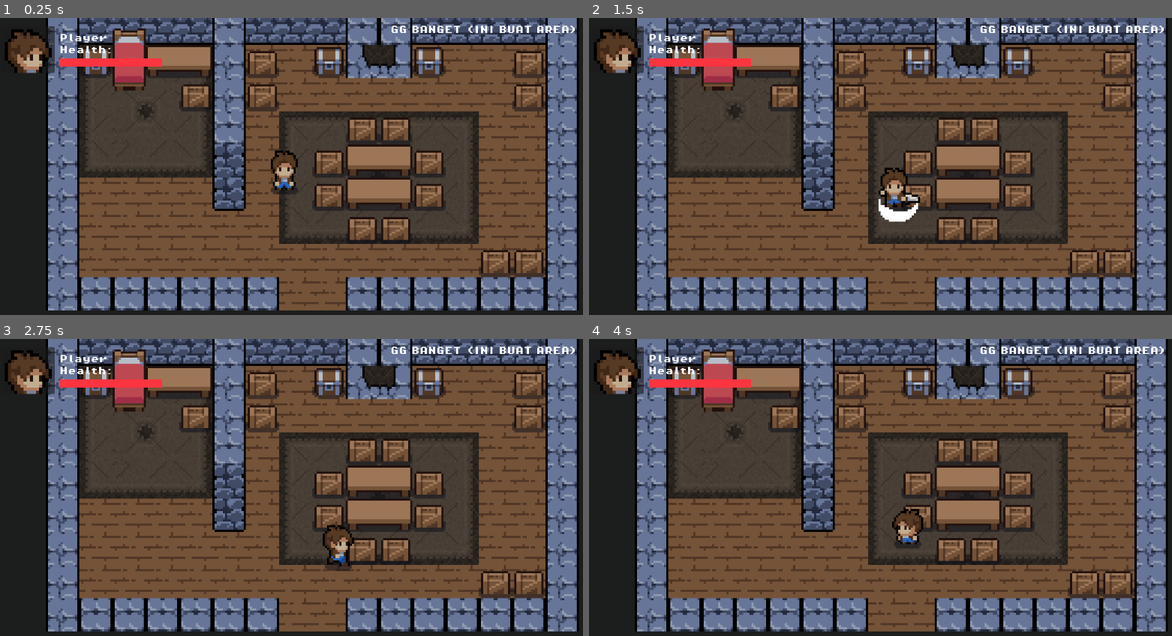
Above: before the commit, frames 1-4 (two rows, left to right).
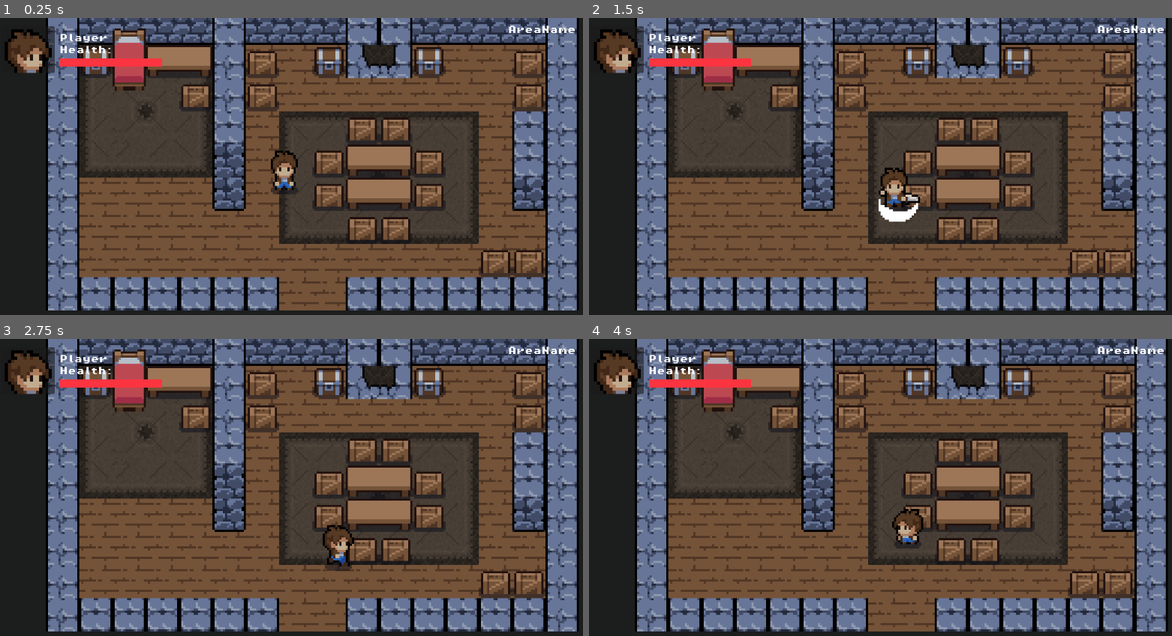
Above: after the commit, the same moments.

Repository: ardiantohendy/godot_the_mystic_woods
Game: Godot game, scene res://scenes/house.tscn
Two runs of this game, one before a commit and one after it. Both use one fixed random seed, a clock stepped at 60 frames per second and the inputs below.
Inputs:
- Up to frame 1 (0.25 s): no input
- Up to frame 2 (1.5 s): hold Right (ui_right) 0.53-1.28 s; tap D (attack) at 0.6, 1.35 s; hold Down (ui_down) from 1.28 s (still down)
- Up to frame 3 (2.75 s): release Down (ui_down) at 2.03 s; hold Right (ui_right) from 2.03 s (still down); tap D (attack) at 2.1 s
- Up to frame 4 (4 s): release Right (ui_right) at 2.78 s; hold Up (ui_up) 2.78-3.53 s; tap D (attack) at 2.85, 3.6 s; hold Left (ui_left) from 3.53 s (still down)

The runs differ from the first frame. In frame 1, 2.4% of the frame differs, in the area x 67-99%, y 2-65%; in frame 2, 2.4%; in frame 3, 2.4%; in frame 4, 2.4%.

Commit message:
add area name UI

Diff:
--- a/scenes/area_1.tscn
+++ b/scenes/area_1.tscn
@@ -889,7 +889,7 @@
 position = Vector2(216, -9)
 target_scene_path = "res://scenes/houseyard.tscn"
 target_spawn_name = "SpawnFromArea1"
-area_name = ""
+area_name = "Houseyard"
 
 [node name="SpawnFromHouseyard" type="Marker2D" parent="."]
 position = Vector2(242, 5)
--- a/scenes/house.tscn
+++ b/scenes/house.tscn
@@ -385,11 +385,11 @@
 tile_set = SubResource("TileSet_lamap")
 format = 2
 layer_0/name = "ground"
-layer_0/tile_data = PackedInt32Array(0, 5, 0, 1, 4, 0, 2, 65 …(682 unchanged characters)… 5, 0, 65549, 5, 0, 65550, 5, 0, 131086, 5, 0, 196622, 5, 0, 262158, 5, 0, 327694, 5, 0, 393230, 5, 0, 393229, 5, …(1038 unchanged characters)…
+layer_0/tile_data = PackedInt32Array(0, 5, 0, 1, 4, 0, 2, 65 …(682 unchanged characters)… 5, 0, 65549, 5, 0, 65550, 5, 0, 131086, 1, 1, 196622, 1, 1, 262158, 1, 5, 327694, 5, 0, 393230, 5, 0, 393229, 5, …(1038 unchanged characters)…
 layer_1/name = "Wall"
 layer_1/tile_data = PackedInt32Array(393216, 1, 2, 327680, 1, 2, 262144, 1, 2, 196608, 1, 2, 131072, 1, 2, 65536, 1, 2, …(1196 unchanged characters)…
 layer_2/name = "Interior"
-layer_2/tile_data = PackedInt32Array(4, 720903, 0, 3, 655367 …(410 unchanged characters)…  0, 196619, 327687, 0, 262155, 327687, 0)
+layer_2/tile_data = PackedInt32Array(4, 720903, 0, 3, 655367 …(410 unchanged characters)…  0, 196619, 327687, 0, 262155, 327687, 0, -131063, 65537, 0, -131062, 196609, 0)
 
 [node name="Player" parent="." instance=ExtResource("8_bhgw4")]
 position = Vector2(114, 68)
@@ -403,16 +403,13 @@
 drag_horizontal_enabled = true
 drag_vertical_enabled = true
 
-[node name="Camera2D" type="Camera2D" parent="."]
-visible = false
-position = Vector2(128, -48)
-
 [node name="UI" parent="." instance=ExtResource("9_mhx8p")]
 
 [node name="AreaPortal" parent="." instance=ExtResource("10_65la3")]
 position = Vector2(103, 128)
 target_scene_path = "res://scenes/houseyard.tscn"
 target_spawn_name = "SpawnFromHouse"
+area_name = "Houseyard"
 
 [node name="SpawnFromOutside" type="Marker2D" parent="."]
 position = Vector2(128, 117)
--- a/scenes/houseyard.tscn
+++ b/scenes/houseyard.tscn
@@ -884,6 +884,7 @@
 position = Vector2(230, 291)
 target_scene_path = "res://scenes/area_1.tscn"
 target_spawn_name = "SpawnFromHouseyard"
+area_name = "Area 1"
 
 [node name="SpawnFromArea1" type="Marker2D" parent="."]
 position = Vector2(255, 285)
@@ -892,6 +893,7 @@
 position = Vector2(230, 87)
 target_scene_path = "res://scenes/house.tscn"
 target_spawn_name = "SpawnFromOutside"
+area_name = "House"
 
 [node name="SpawnFromHouse" type="Marker2D" parent="."]
 position = Vector2(256, 106)
--- a/scripts/ui.gd
+++ b/scripts/ui.gd
@@ -19,4 +19,4 @@
 
 #FOR AREA NAME
 func update_current_area_name():
-	area_name.text = "GG BANGET (INI BUAT AREA)"
+	area_name.text = GameState.area_name
